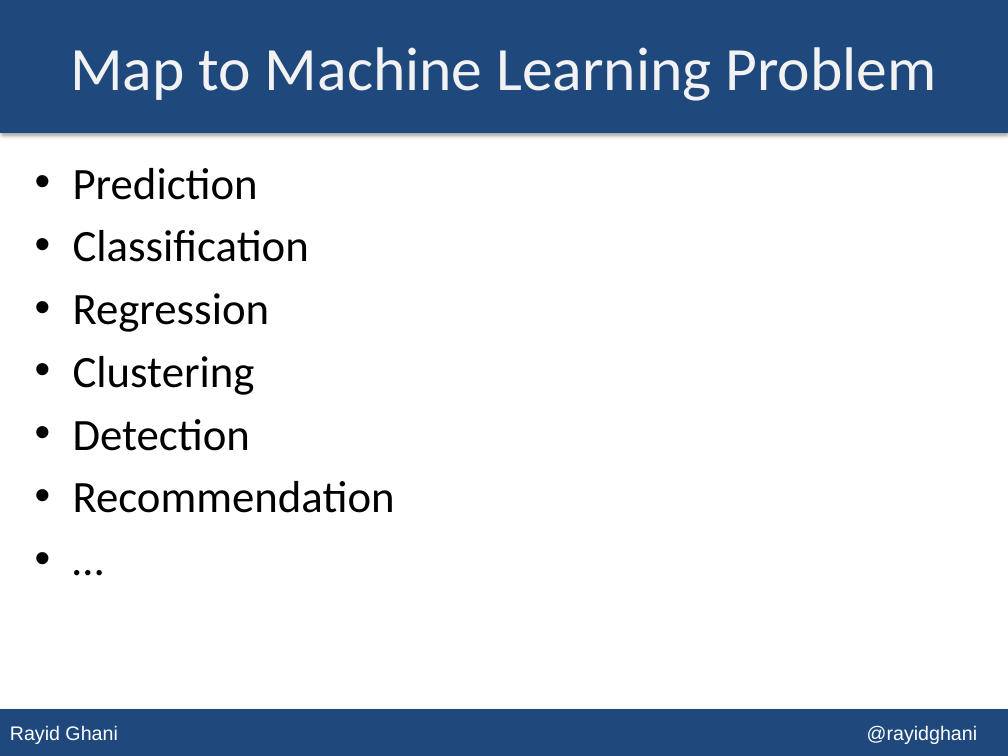
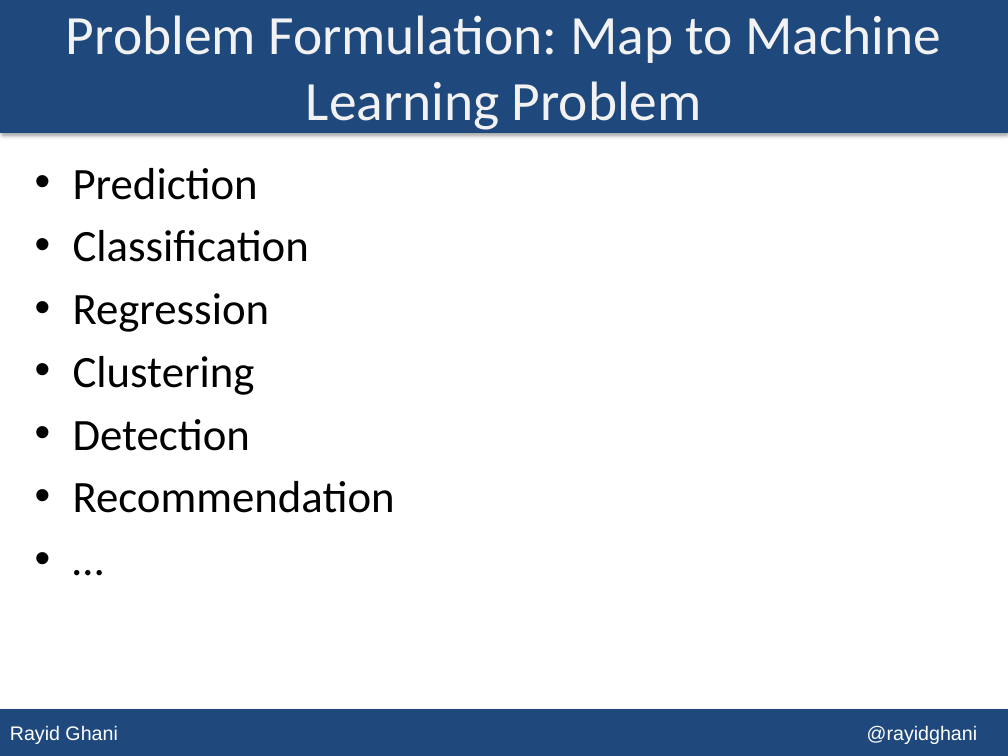
Before and after one commit to dssg/MLforPublicPolicy, a slide deck: slide 5 of Lectures/Lecture 03 - Machine Learning Process.pptx (slide 4 before the commit). Drawn at 1008x756 pixels with LibreOffice and Linux fonts; fonts in the diff are those of the drawing. Boxes give left, top, right and bottom in pixels: in the first picture for what was removed or moved away, otherwise in the second. Text is boxed around its words. In the diff, an @@ line names an element or a change of style, - is before the commit and + after.

```diff
--- a/Lectures/Lecture 03 - Machine Learning Process.pptx
+++ b/Lectures/Lecture 03 - Machine Learning Process.pptx
@@ title at box(66, 15, 942, 134): text changed; size 44 to 39.6 pt @@
-Map to Machine Learning Problem
+Problem Formulation: Map to Machine Learning Problem
```
Also in this commit, not shown: 1 other slide changed, 1 slide added.
